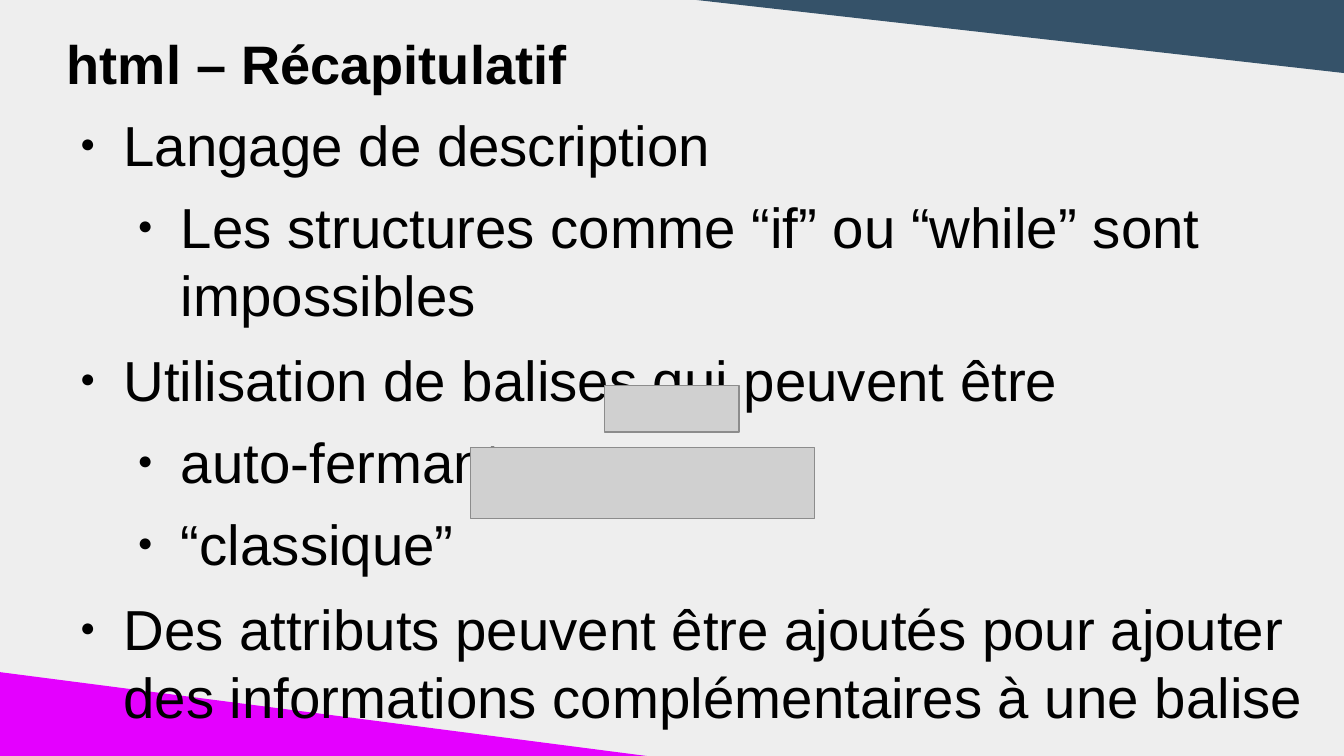
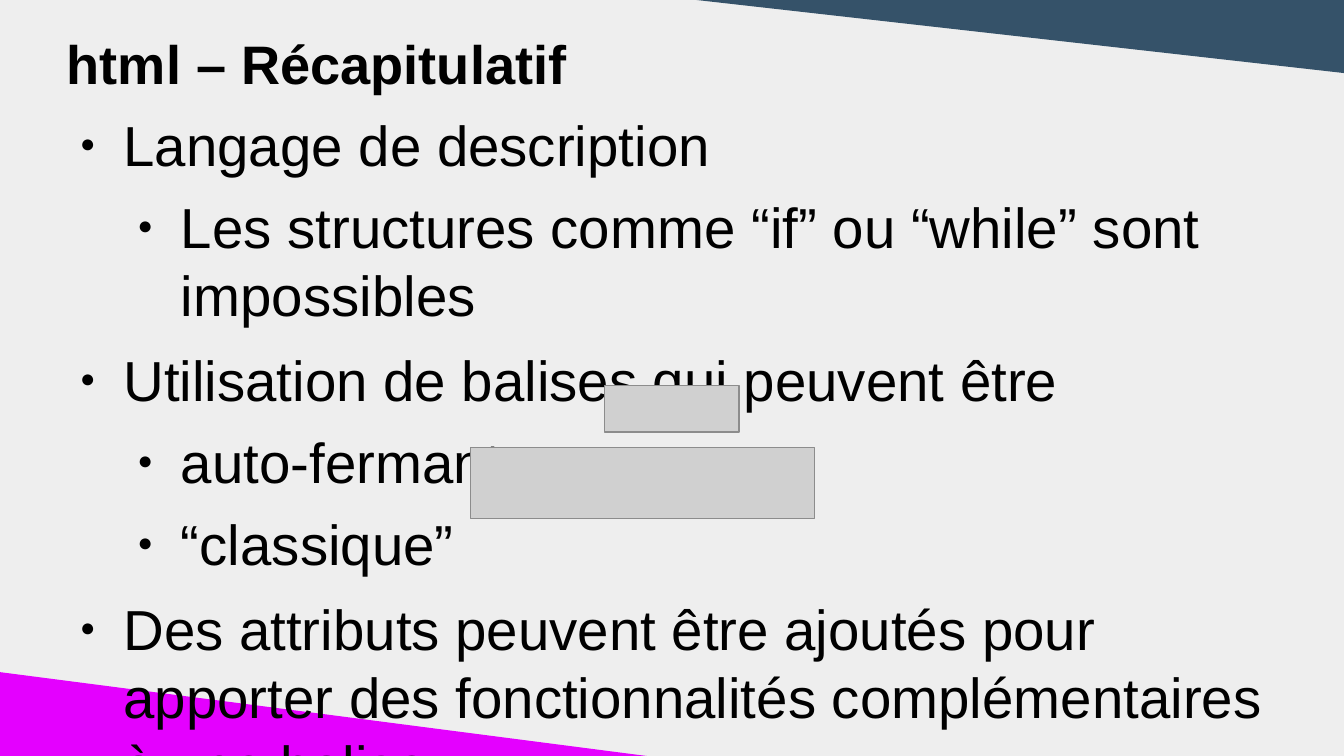
Before and after one commit to DanYellow/cours, a slide deck: slide 72 of s1-integration-web/travaux-pratiques/numero-1/presentation.odp. Drawn at 1344x756 pixels with LibreOffice and Linux fonts; fonts in the diff are those of the drawing; grey boxes stand for pictures. Boxes give left, top, right and bottom in pixels: in the first picture for what was removed or moved away, otherwise in the second. Text is boxed around its words. In the diff, an @@ line names an element or a change of style, - is before the commit and + after.

```diff
--- a/s1-integration-web/travaux-pratiques/numero-1/presentation.odp
+++ b/s1-integration-web/travaux-pratiques/numero-1/presentation.odp
@@ text at (123, 608, 1262, 728): text changed @@
-● Des attributs peuvent être ajoutés pour ajouter des informations complémentaires à une balise
+● Des attributs peuvent être ajoutés pour apporter des fonctionnalités complémentaires à une balise
```
Also in this commit, not shown: 1 other slide changed, 3 other files.
